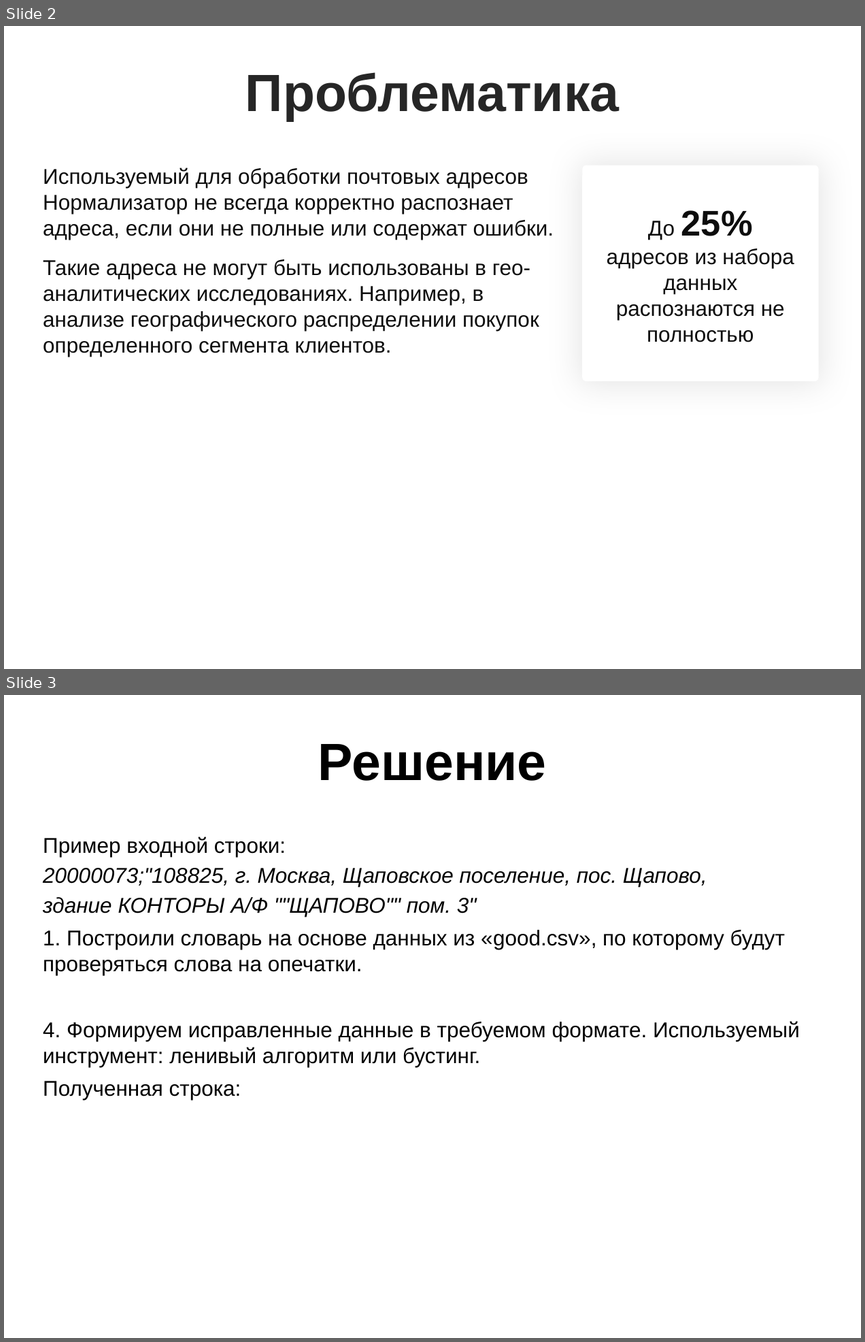
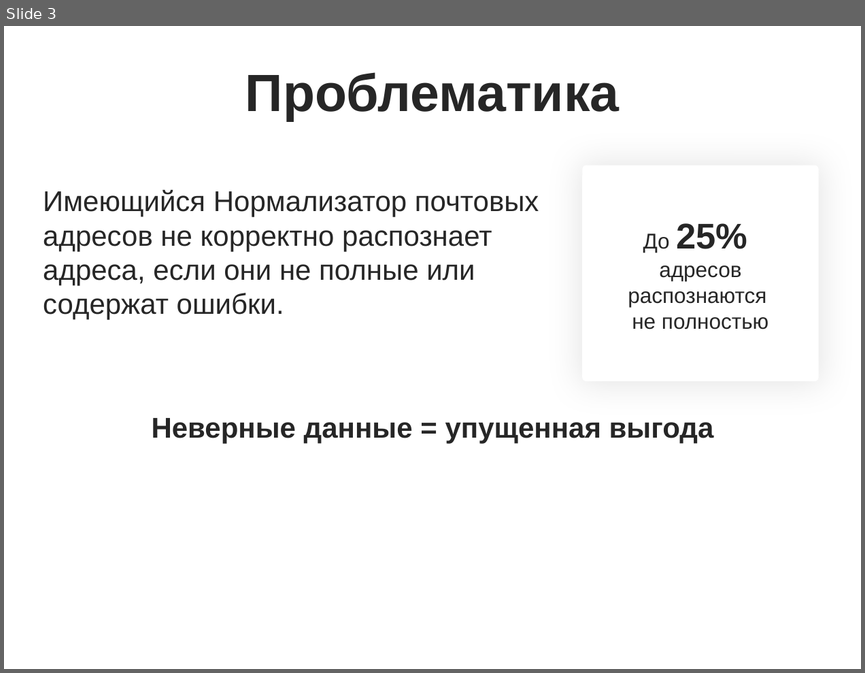
Before and after one commit to novaesolis/address-normalizer, a slide deck: presentation/Nova solis.pptx. Shown one above the other, each under a label of ours: slides 2 and 3 before the commit, slide 3 after it. The pictures are 865x1342 and 865x673 pixels, drawn with LibreOffice and Linux fonts; fonts in the diff are those of the drawing; background and template pictures are left out. Boxes give left, top, right and bottom in pixels: in the first picture for what was removed or moved away, otherwise in the second. Text is boxed around its words. In the diff, an @@ line names an element or a change of style, - is before the commit and + after.

```diff
--- a/presentation/Nova solis.pptx
+++ b/presentation/Nova solis.pptx
@@ slide 3 removed at box(4, 695, 861, 1338), background picture (left out) @@
@@ title removed at box(318, 744, 547, 781) @@
-Решение
@@ text removed at box(43, 836, 800, 1100) @@
-Пример входной строки:
-20000073;"108825, г. Москва, Щаповское поселение, пос. Щапово,
-здание КОНТОРЫ А/Ф ""ЩАПОВО"" пом. 3"
-1. Построили словарь на основе данных из «good.csv», по которому будут проверяться слова на опечатки.
-4. Формируем исправленные данные в требуемом формате. Используемый инструмент: ленивый алгоритм или бустинг.
-Полученная строка:
@@ what was slide 2 is now slide 3 @@
@@ slide 3 changed as well @@
@@ text at box(43, 189, 539, 320): text changed; size 18 to 24 pt; text colour #0D0D0D to #262626 @@
-Используемый для обработки почтовых адресов Нормализатор не всегда корректно распознает адреса, если они не полные или содержат ошибки.
-Такие адреса не могут быть использованы в гео-аналитических исследованиях. Например, в анализе географического распределении покупок определенного сегмента клиентов.
+Имеющийся Нормализатор почтовых адресов не корректно распознает адреса, если они не полные или содержат ошибки.
@@ text in rounded rectangle at box(643, 233, 670, 252): text colour #0D0D0D to #262626 in "До 25%" @@
@@ text in rounded rectangle at box(628, 265, 768, 329): text changed; text colour #0D0D0D to #262626 @@
-адресов из набора данных распознаются не полностью
+адресов распознаются
+не полностью
@@ text added at box(152, 418, 714, 444), 24 pt, text #262626, bold @@
+Неверные данные = упущенная выгода
```
Also in this commit, not shown: 2 other slides changed, 3 slides added, 2 other slides removed.
